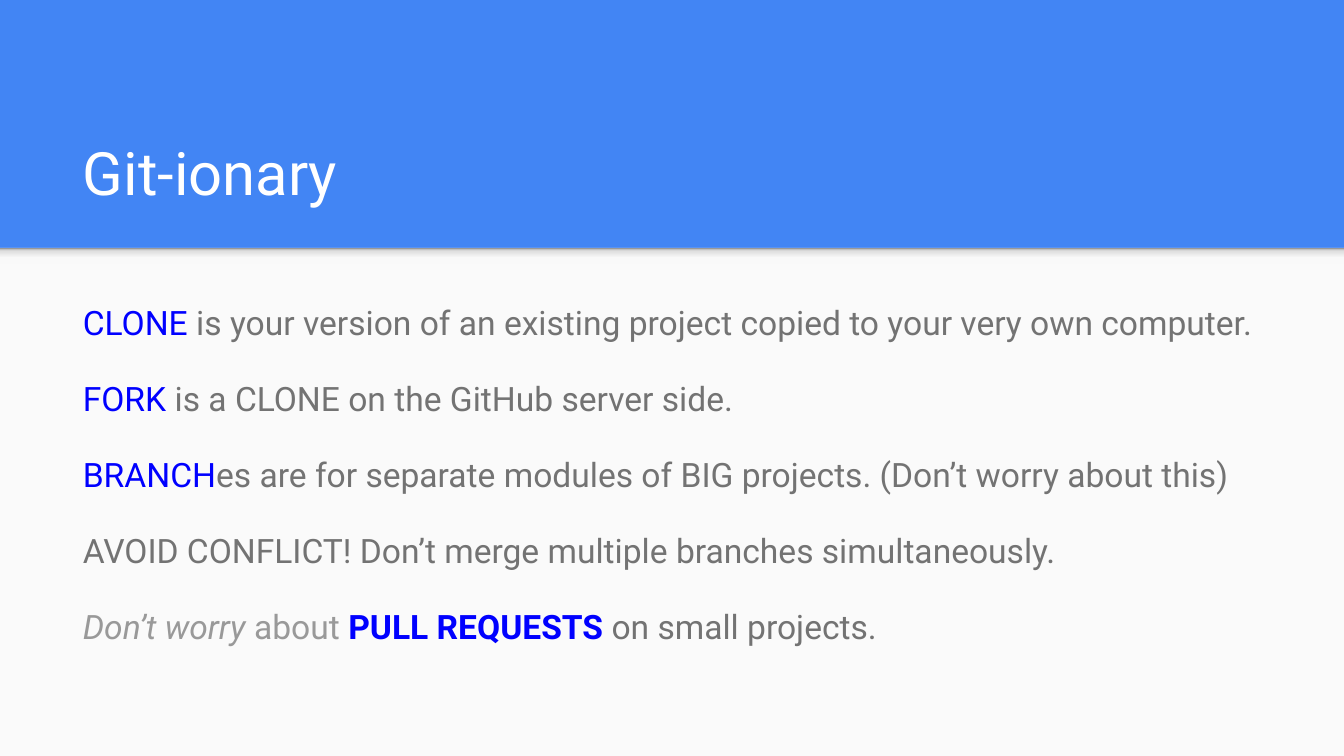
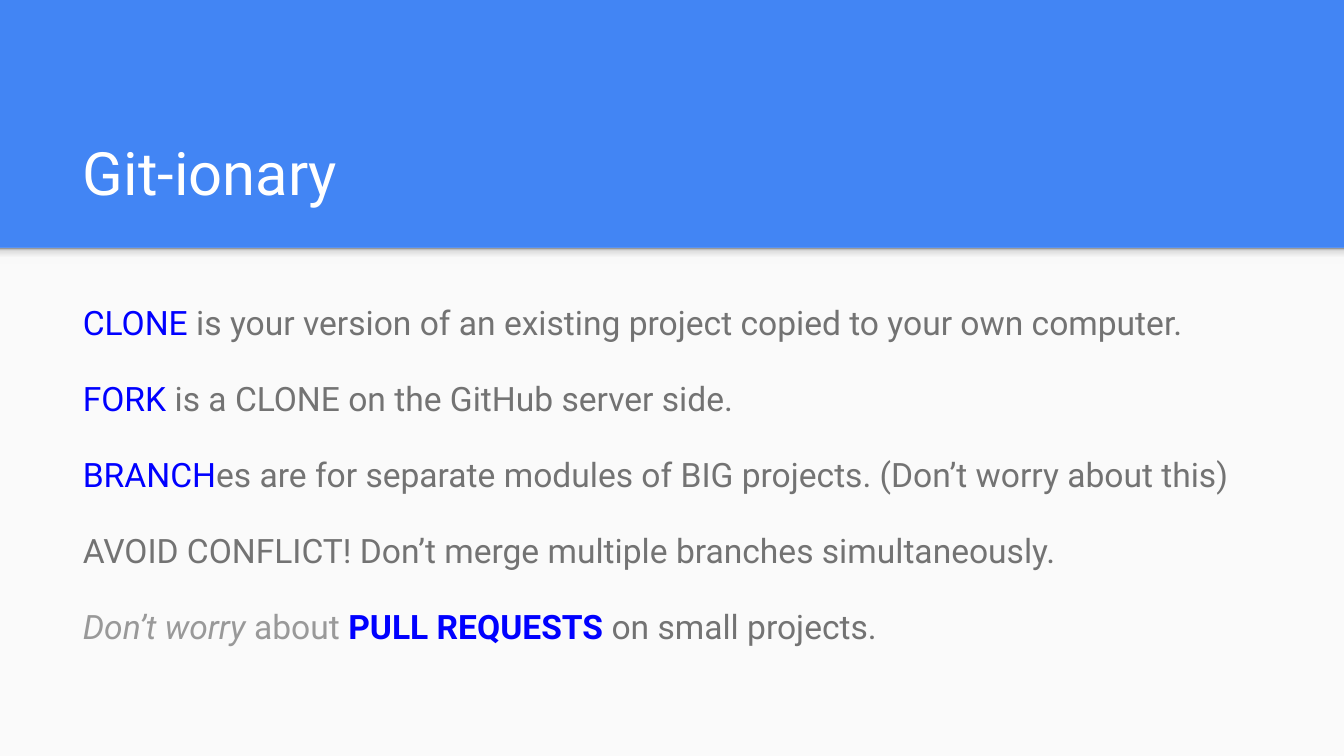
Before and after one commit to jojokarlin/Git_DRI_Jan_2017, a slide deck: slide 15 of GitHub.pptx (slide 17 before the commit). Drawn at 1344x756 pixels with LibreOffice and Linux fonts; fonts in the diff are those of the drawing. Boxes give left, top, right and bottom in pixels: in the first picture for what was removed or moved away, otherwise in the second. Text is boxed around its words. In the diff, an @@ line names an element or a change of style, - is before the commit and + after.

```diff
--- a/GitHub.pptx
+++ b/GitHub.pptx
@@ text at box(83, 309, 1183, 342): text changed @@
-CLONE is your version of an existing project copied to your very own computer.
+CLONE is your version of an existing project copied to your own computer.
```
Also in this commit, not shown: 7 other slides changed, 3 slides removed, 5 other files.
